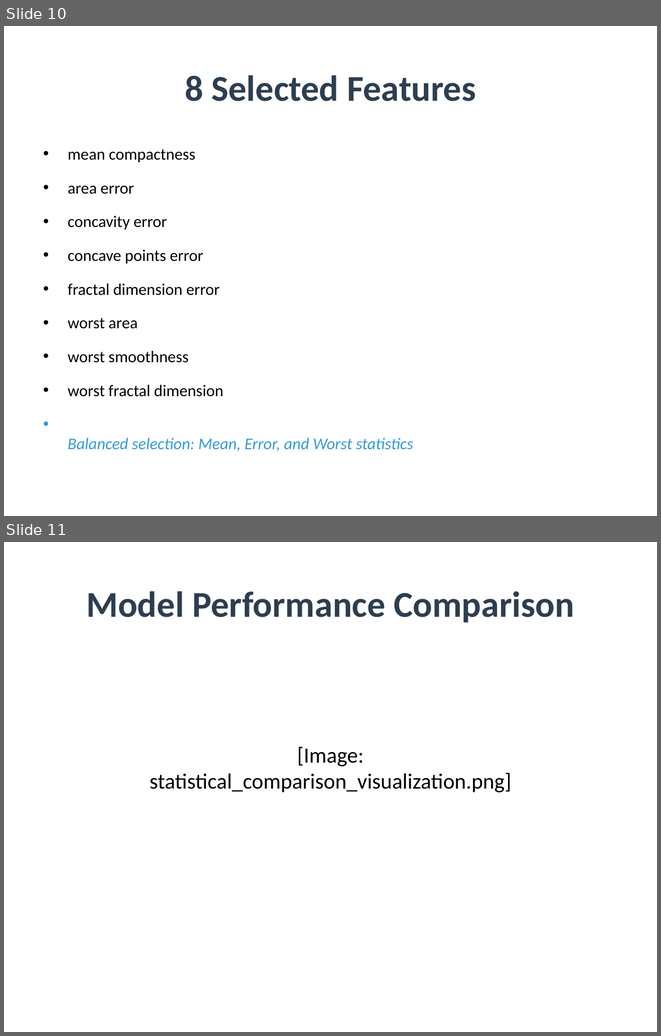
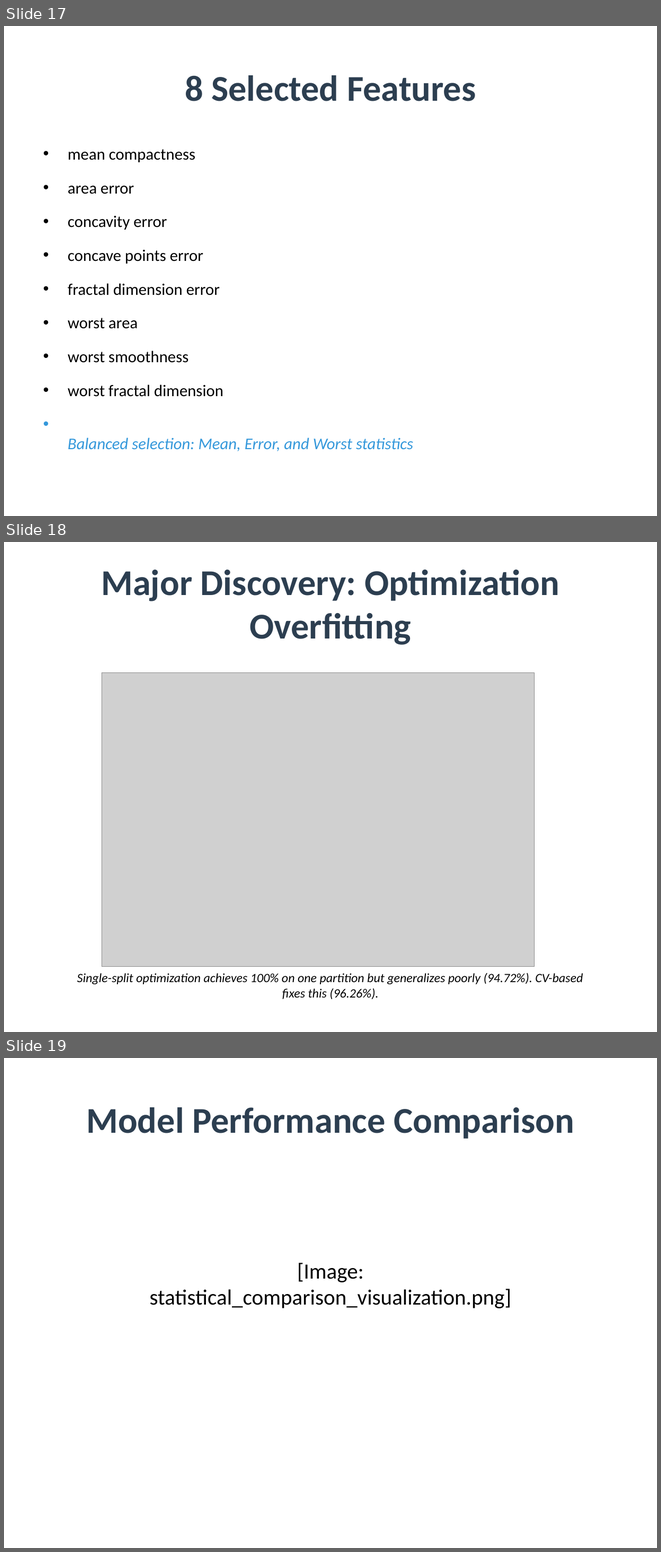
Before and after one commit to amine-dubs/dio-optimization, a slide deck: Presentation/DIO_Research_Presentation.pptx. Shown one above the other, each under a label of ours: slides 10 and 11 before the commit, slides 17, 18 and 19 after it. The pictures are 661x1036 and 661x1552 pixels, drawn with LibreOffice and Linux fonts; fonts in the diff are those of the drawing; grey boxes stand for pictures. Boxes give left, top, right and bottom in pixels: in the first picture for what was removed or moved away, otherwise in the second. Text is boxed around its words. In the diff, an @@ line names an element or a change of style, - is before the commit and + after.

```diff
--- a/Presentation/DIO_Research_Presentation.pptx
+++ b/Presentation/DIO_Research_Presentation.pptx
@@ slide 18 added at (4,542,657,1032), background #FFFFFF @@
@@ title added at (101,570,559,645), 40 pt, text #2C3E50, bold @@
+Major Discovery: Optimization Overfitting
@@ picture added at (102,672,534,967) @@
@@ text added at (77,972,583,999), 14 pt, text #000000, italic @@
+Single-split optimization achieves 100% on one partition but generalizes poorly (94.72%). CV-based fixes this (96.26%).
@@ what was slide 10 is now slide 17 @@
@@ what was slide 11 is now slide 19 @@
```
Also in this commit, not shown: 6 slides changed, 11 other slides added, 26 other files.
